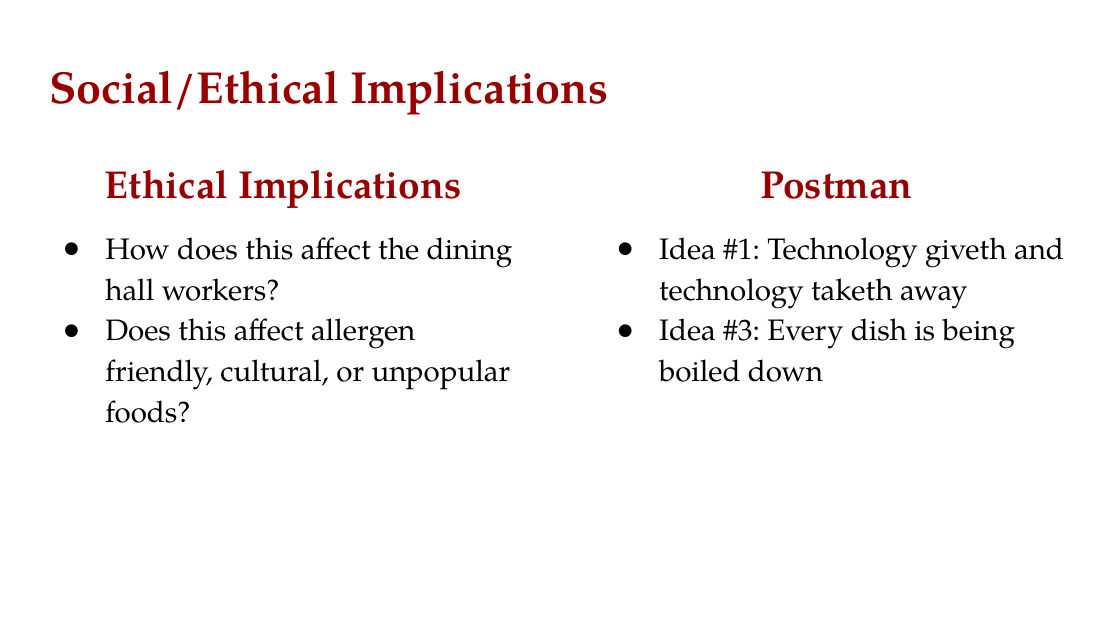
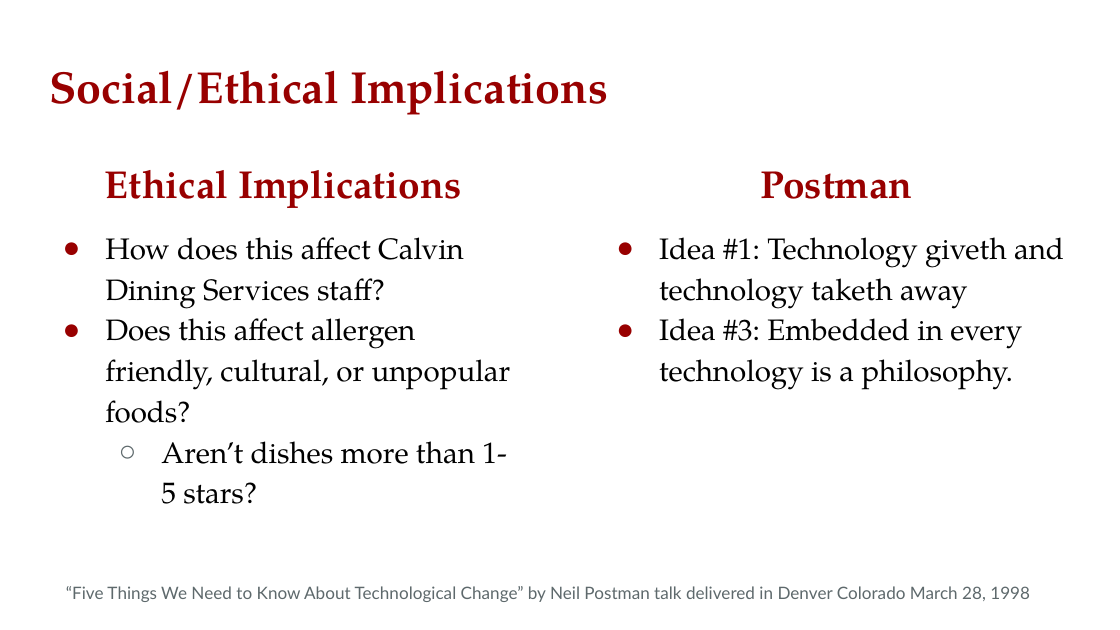
Before and after one commit to KnightBites/KnightBites-Project, a slide deck: slide 12 of KnightBites Presentation.pptx (slide 15 before the commit). Drawn at 1120x630 pixels with LibreOffice and Linux fonts; fonts in the diff are those of the drawing. Boxes give left, top, right and bottom in pixels: in the first picture for what was removed or moved away, otherwise in the second. Text is boxed around its words. In the diff, an @@ line names an element or a change of style, - is before the commit and + after.

```diff
--- a/KnightBites Presentation.pptx
+++ b/KnightBites Presentation.pptx
@@ text at (105,237,464,309): text changed @@
-● How does this affect the dining hall workers?
+● How does this affect Calvin Dining Services staff?
@@ text at (659,318,1022,390): text changed @@
-● Idea #3: Every dish is being boiled down
+● Idea #3: Embedded in every technology is a philosophy.
@@ text at (161,441,507,504): paragraph added @@
+  ○ Aren’t dishes more than 1-5 stars?
@@ text added at (66,586,1030,602), 11 pt, text #5E696C @@
+“Five Things We Need to Know About Technological Change” by Neil Postman talk delivered in Denver Colorado March 28, 1998
```
Also in this commit, not shown: 5 other slides changed, 3 slides added, 4 slides removed.
